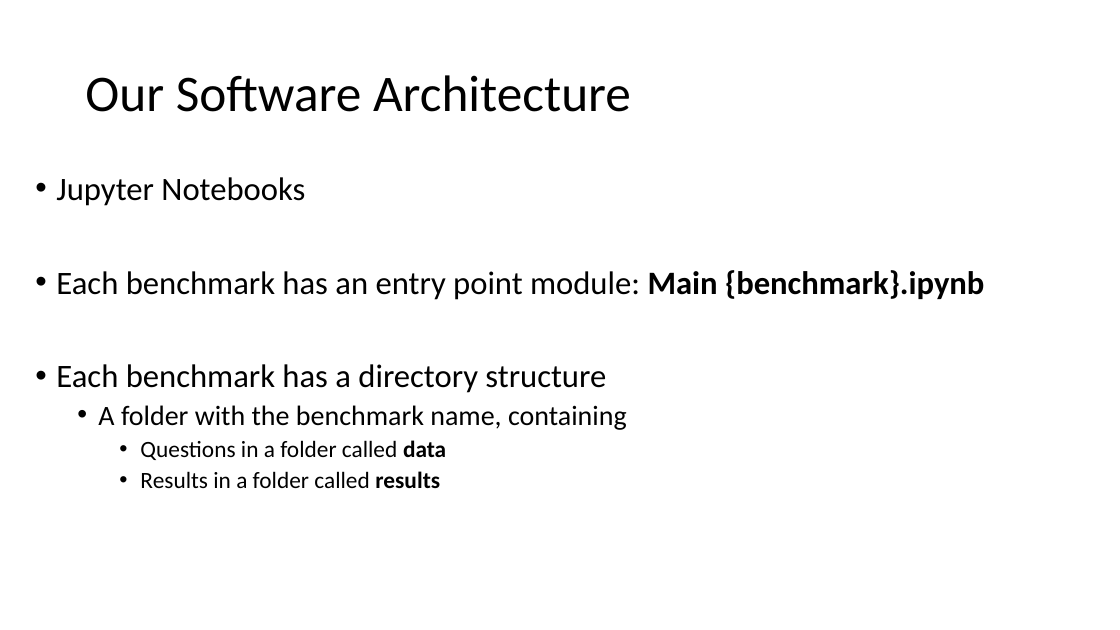
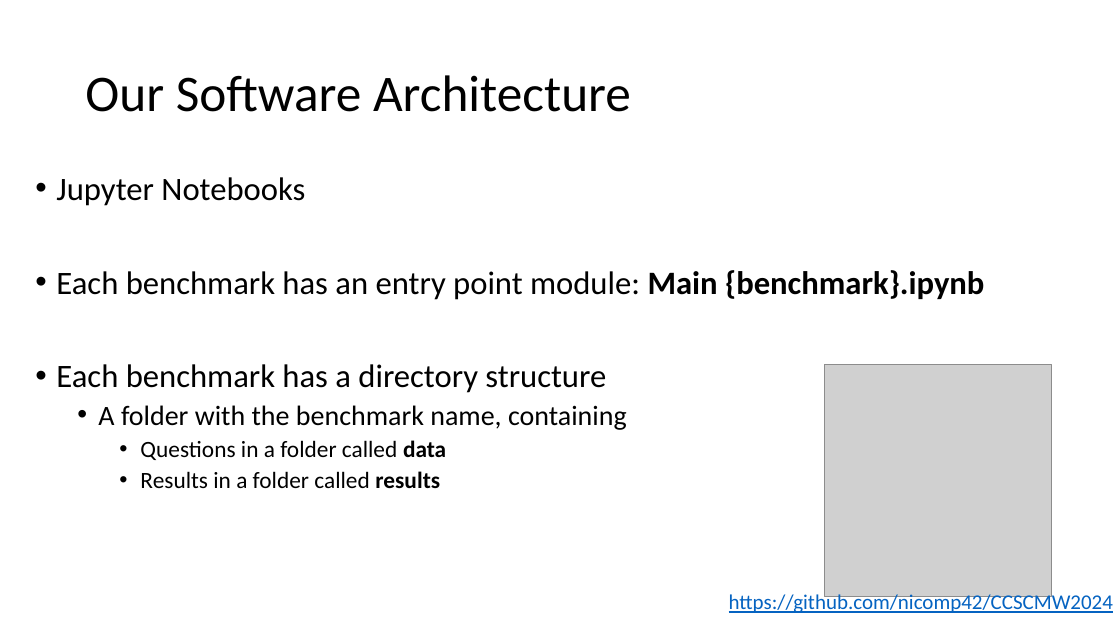
Before and after one commit to nicomp42/CCSCMW2024, a slide deck: slide 14 of CCSC-MW Fall 2024 Conference Tutorial.pptx. Drawn at 1120x630 pixels with LibreOffice and Linux fonts; fonts in the diff are those of the drawing; grey boxes stand for pictures. Boxes give left, top, right and bottom in pixels: in the first picture for what was removed or moved away, otherwise in the second. Text is boxed around its words. In the diff, an @@ line names an element or a change of style, - is before the commit and + after.

```diff
--- a/CCSC-MW Fall 2024 Conference Tutorial.pptx
+++ b/CCSC-MW Fall 2024 Conference Tutorial.pptx
@@ picture added at bbox=[824, 365, 1052, 597] @@
@@ text added at bbox=[729, 592, 1113, 613], 18 pt, text #0563C1, underline @@
+https://github.com/nicomp42/CCSCMW2024
```
Also in this commit, not shown: 2 other slides changed.
